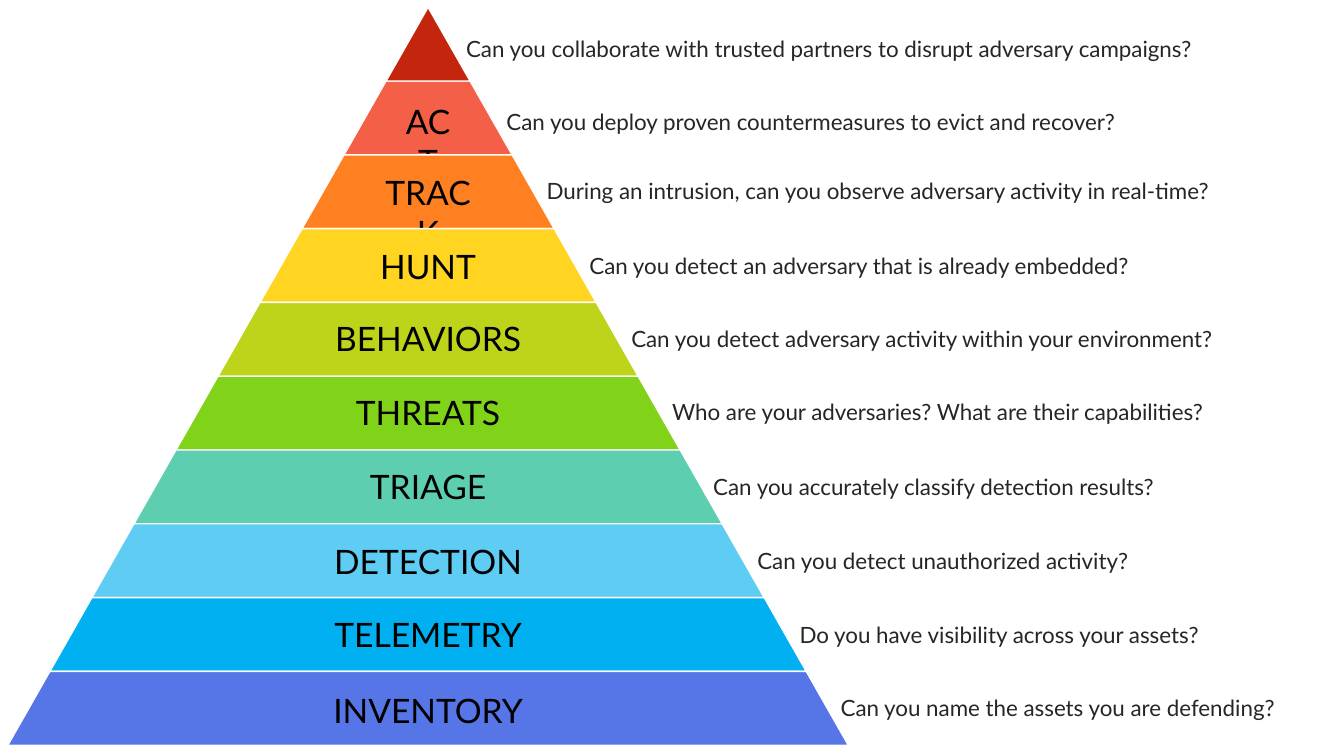
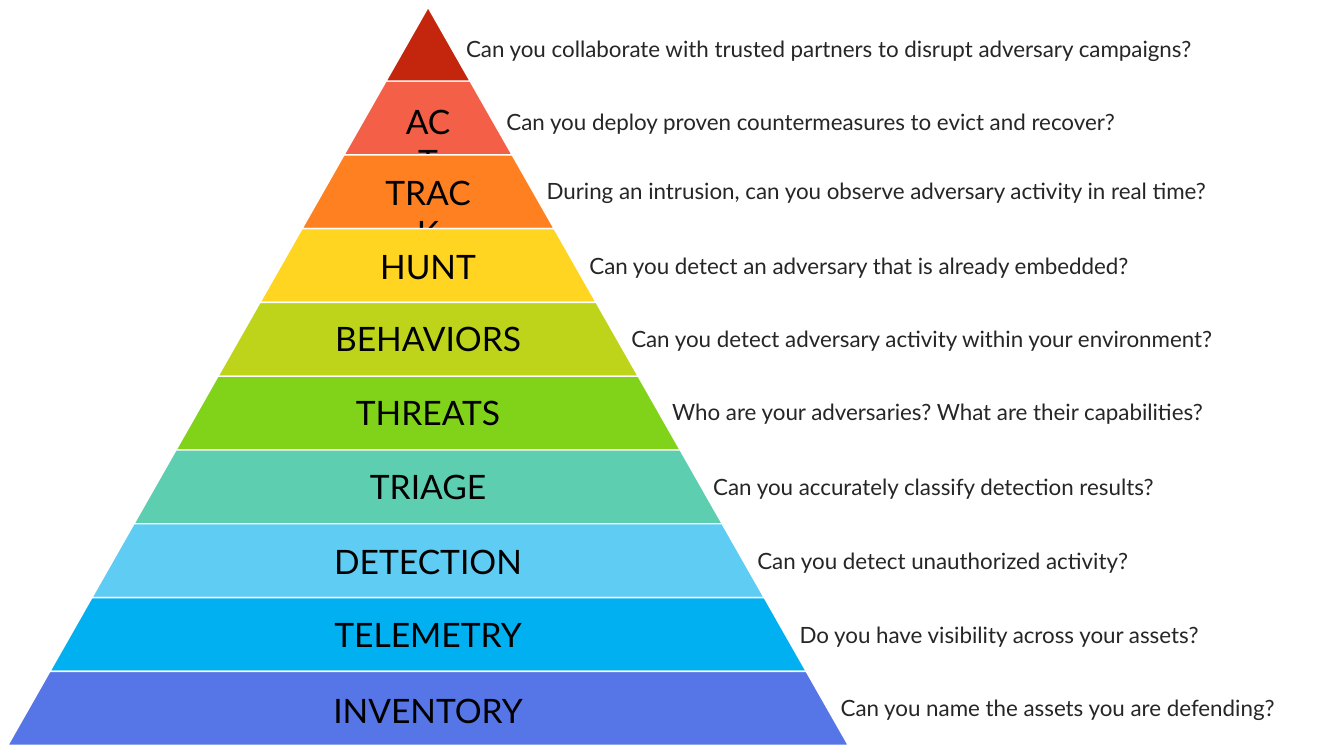
Before and after one commit to swannman/ircapabilities, a slide deck: slide 1 of IR_Capabilities_Hierarchy.pptx. Drawn at 1344x756 pixels with LibreOffice and Linux fonts; fonts in the diff are those of the drawing. Boxes give left, top, right and bottom in pixels: in the first picture for what was removed or moved away, otherwise in the second. Text is boxed around its words. In the diff, an @@ line names an element or a change of style, - is before the commit and + after.

Commit message:
Fixing hyphenation on "real time" per @jurph

```diff
--- a/IR_Capabilities_Hierarchy.pptx
+++ b/IR_Capabilities_Hierarchy.pptx
@@ text at [547, 182, 1206, 203]: text changed @@
-During an intrusion, can you observe adversary activity in real-time?
+During an intrusion, can you observe adversary activity in real time?
```
